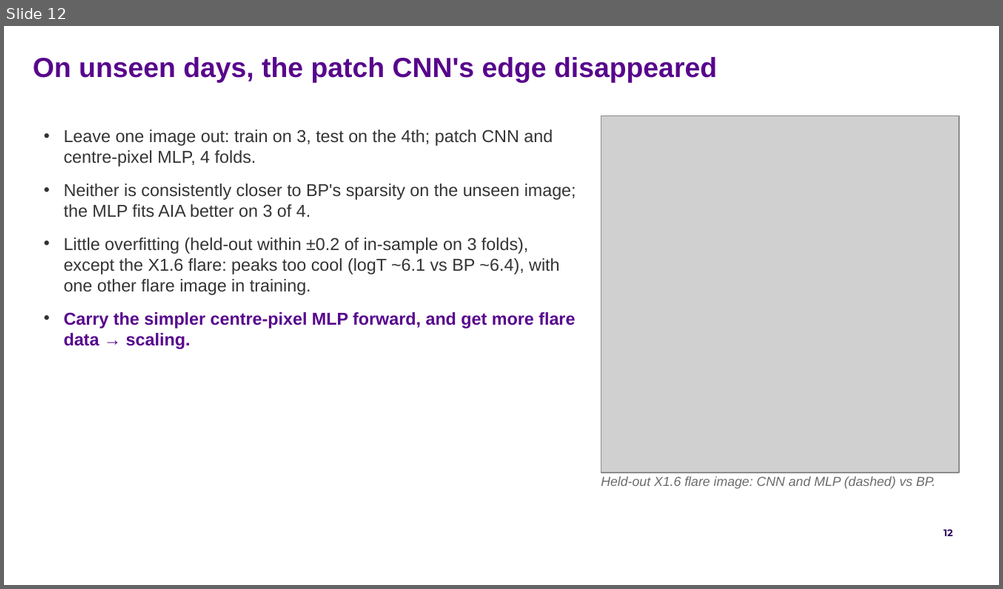
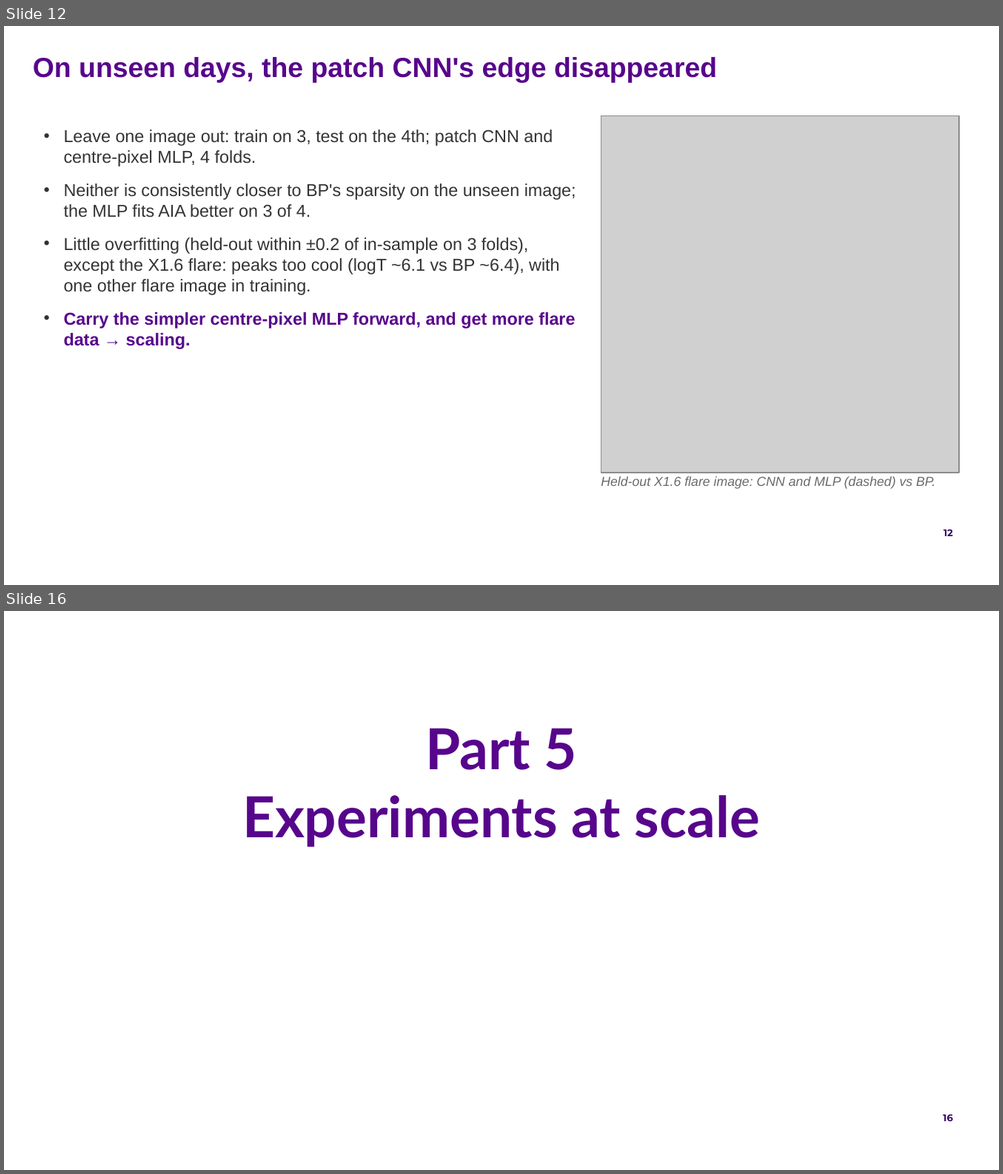
Before and after one commit to FruitPnchSamuraiG/solar-dem-inversion, a slide deck: slides/DEM_deck_v2.pptx. Shown one above the other, each under a label of ours: slide 12 before the commit, slides 12 and 16 after it; the slides between them are not shown. The pictures are 1003x589 and 1003x1174 pixels, drawn with LibreOffice and Linux fonts; fonts in the diff are those of the drawing; grey boxes stand for pictures; background and template pictures are left out. Boxes give left, top, right and bottom in pixels: in the first picture for what was removed or moved away, otherwise in the second. Text is boxed around its words. In the diff, an @@ line names an element or a change of style, - is before the commit and + after.

```diff
--- a/slides/DEM_deck_v2.pptx
+++ b/slides/DEM_deck_v2.pptx
@@ slide 16 added at [4, 611, 999, 1170], background picture (left out); not listed: 1 template element that a slide beside it also shows @@
@@ title added at [242, 728, 760, 847], 41 pt, text #57068C, bold @@
+Part 5
+Experiments at scale
```
Also in this commit, not shown: 1 slide changed, 18 other slides added, 3 other files.
